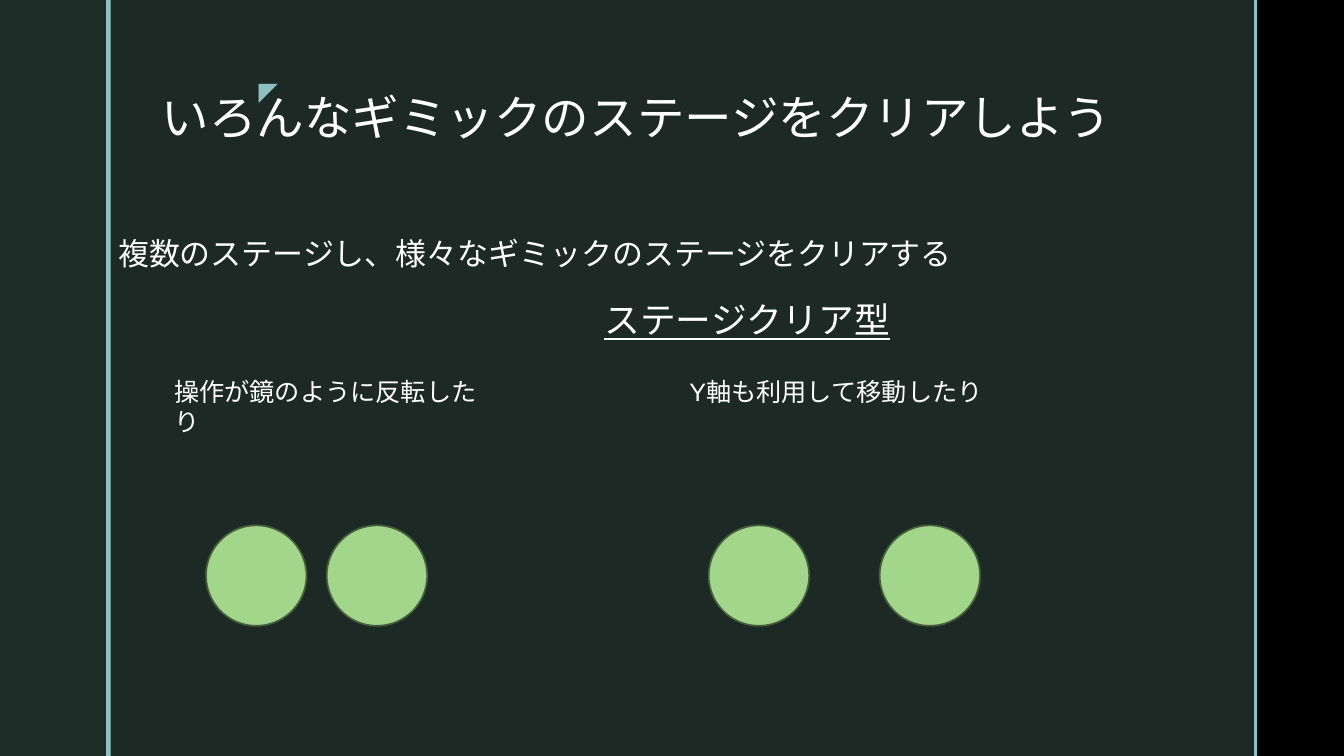
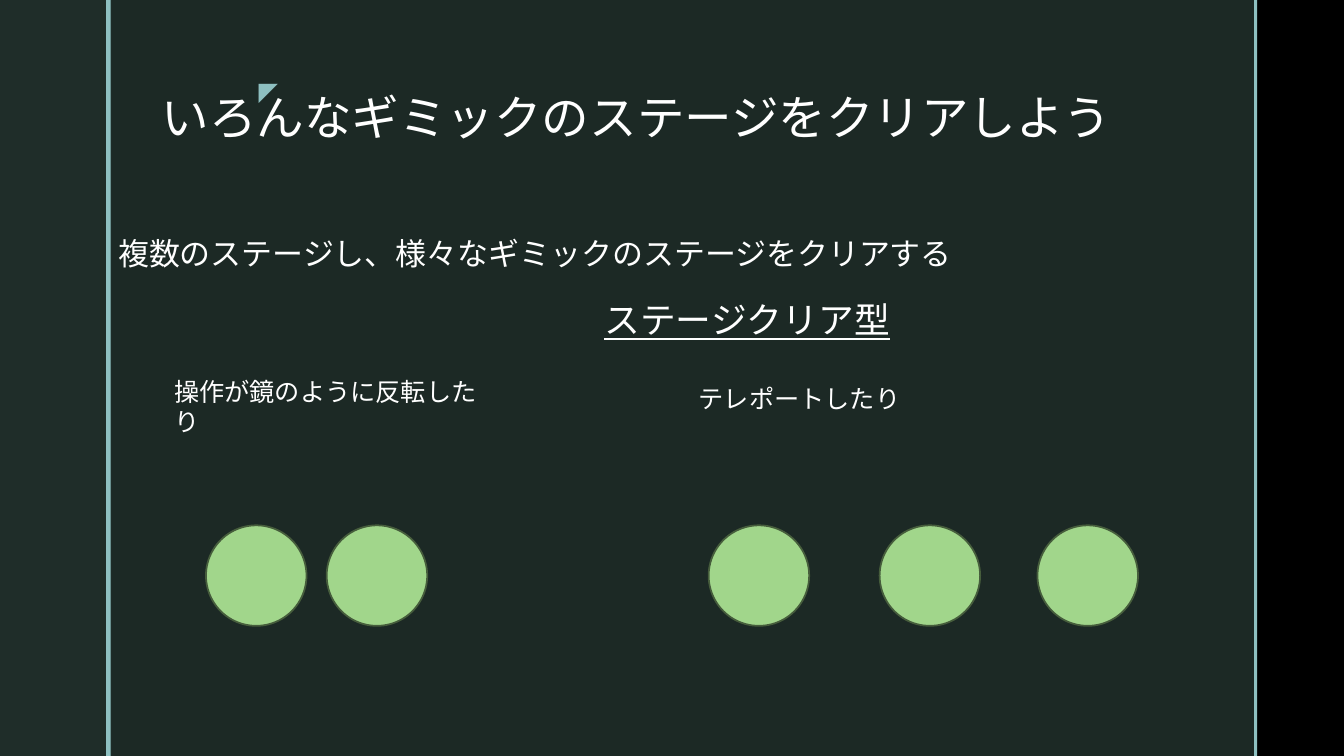
Before and after one commit to nkd10121/keep, a slide deck: slide 3 of プレゼンテーション.pptx. Drawn at 1344x756 pixels with LibreOffice and Linux fonts; fonts in the diff are those of the drawing; background and template pictures are left out. Boxes give left, top, right and bottom in pixels: in the first picture for what was removed or moved away, otherwise in the second. Text is boxed around its words. In the diff, an @@ line names an element or a change of style, - is before the commit and + after.

```diff
--- a/プレゼンテーション.pptx
+++ b/プレゼンテーション.pptx
@@ text at (699, 386, 901, 410): text changed @@
-Y軸も利用して移動したり
+テレポートしたり
@@ ellipse added at (1037, 525, 1138, 626), fill #A1D68B, outline #475E3D 1.25 pt @@
```
Also in this commit, not shown: 1 other slide changed.
